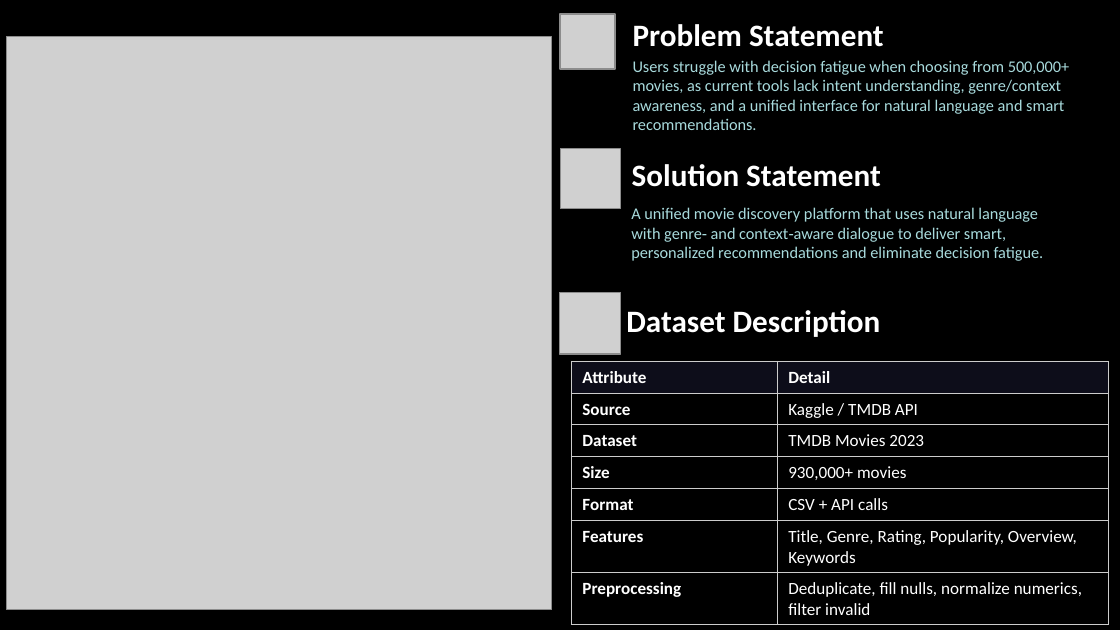
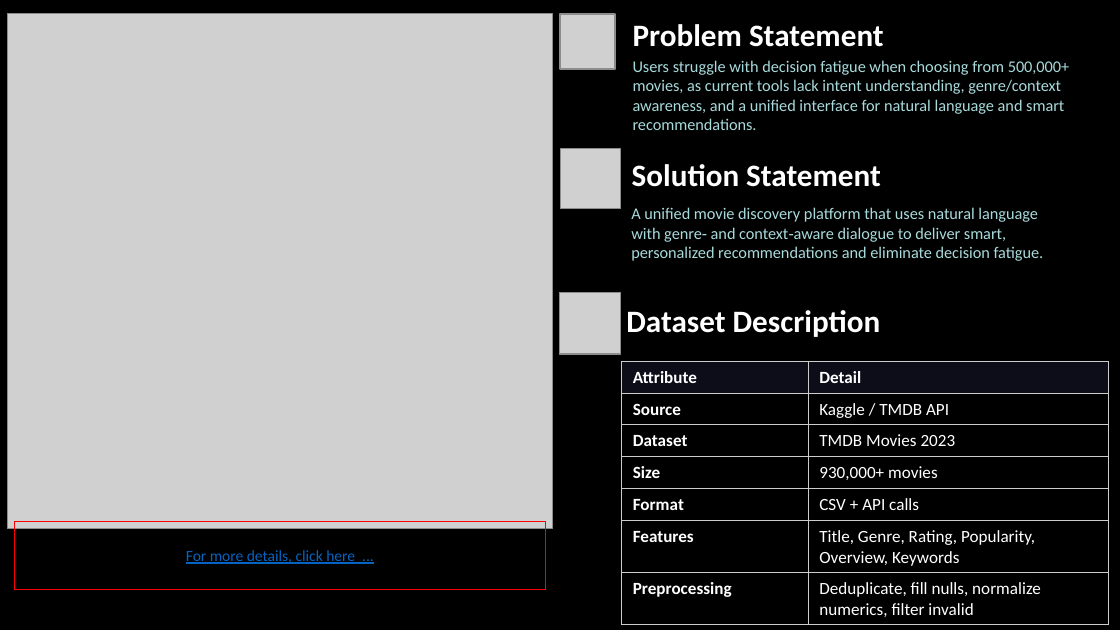
Before and after one commit to pramendraindian/movie-agent, a slide deck: slide 2 of diagrams/CineGenie_ProjectReport.pptx. Drawn at 1120x630 pixels with LibreOffice and Linux fonts; fonts in the diff are those of the drawing; grey boxes stand for pictures. Boxes give left, top, right and bottom in pixels: in the first picture for what was removed or moved away, otherwise in the second. Text is boxed around its words. In the diff, an @@ line names an element or a change of style, - is before the commit and + after.

```diff
--- a/diagrams/CineGenie_ProjectReport.pptx
+++ b/diagrams/CineGenie_ProjectReport.pptx
@@ picture: place and size @@
-picture at bbox=[7, 37, 552, 610]
+picture at bbox=[8, 13, 553, 529]
@@ table: place and size @@
-table at bbox=[571, 362, 1109, 625]
+table at bbox=[622, 362, 1109, 625]
@@ rectangle added at bbox=[15, 522, 545, 590], outline #FF0000 0.75 pt, 10 pt, text #0563C1, underline @@
+For more details, click here ...
```
Also in this commit, not shown: 3 other slides changed, 1 slide added, 2 other files.
